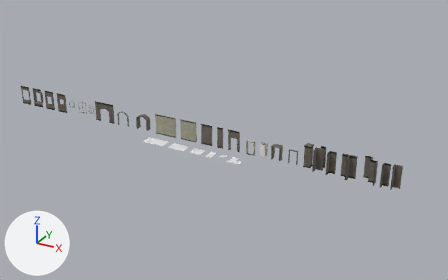
An edit to the FBX model UnityProject/Assets/Visuals/Lau Assets/!Level Design Setups/LevelDesignSetup1.fbx, drawn before and after from the same camera.
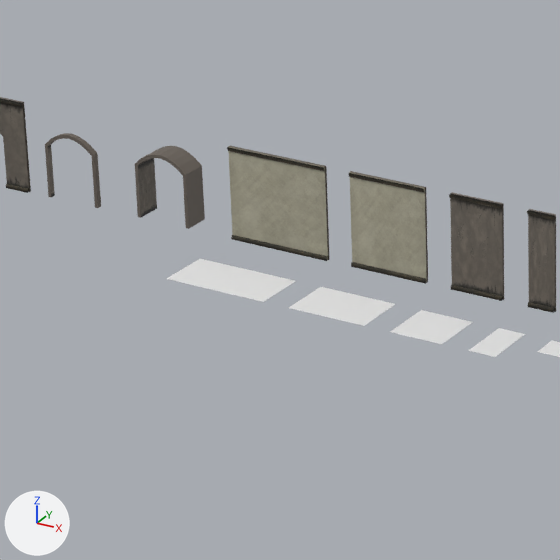
The first picture shows the older version from a camera (50 mm lens) standing at (0.443, -0.802, 0.416) and looking at (-0.005, 0.012, 0.009). The close-ups show both versions on the part from 24% to 50% of the width and 30% to 71% of the height of that picture; other places that the commit changed are outside them. Arrows for +X, +Y and +Z are at lower left; the lights stay in place. Where no turn or scale is listed for an object, it has been applied to the vertices.

Objects in the first close-up: 'floor_regular_1x2', 'floor_regular_2x2', 'floor_regular_3x2', 'floor_regular_4x2', 'wall_regular_1m', 'wall_regular_2m', 'wall_regular_3m', 'wall_regular_4m', 'wall_regular_BeveledHallway', 'wall_regular_BeveledHallwaySHORT', 'wall_regular_openWay'.
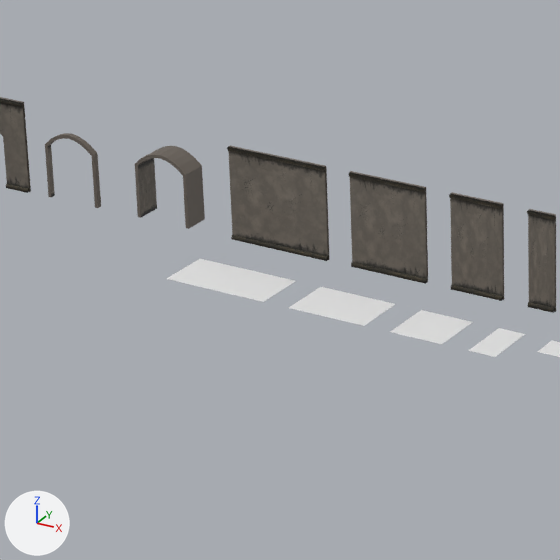
Location of each change, [x1, y1, x2, y2] in pixels of the close-ups (560 x 560 px):
'wall_regular_4m', recoloured: [227, 146, 330, 261] in both
'wall_regular_3m', recoloured: [348, 171, 428, 284] in both

What changed in the scene script:
```text
Change me_wall_regular_3m:
    where me_wall_regular_3m.from_pydata(...)  # 24 vertices, 10 faces; spans x -0.01..0.02, y -0.0007..0.001, z 0.0..0.035
    remove me_wall_regular_3m.materials.append(mat_none__wall_painted_v1_png)  # picture img_wall_painted_v1_png
    add me_wall_regular_3m.materials.append(mat_none__concretewall_v1_png)  # picture img_concretewall_v1_png
Change me_wall_regular_4m:
    where me_wall_regular_4m.from_pydata(...)  # 24 vertices, 10 faces; spans x -0.03..0.01, y -0.0007..0.001, z 0.0..0.035
    remove me_wall_regular_4m.materials.append(mat_none__wall_painted_v1_png)  # picture img_wall_painted_v1_png
    add me_wall_regular_4m.materials.append(mat_none__concretewall_v1_png)  # picture img_concretewall_v1_png
```
